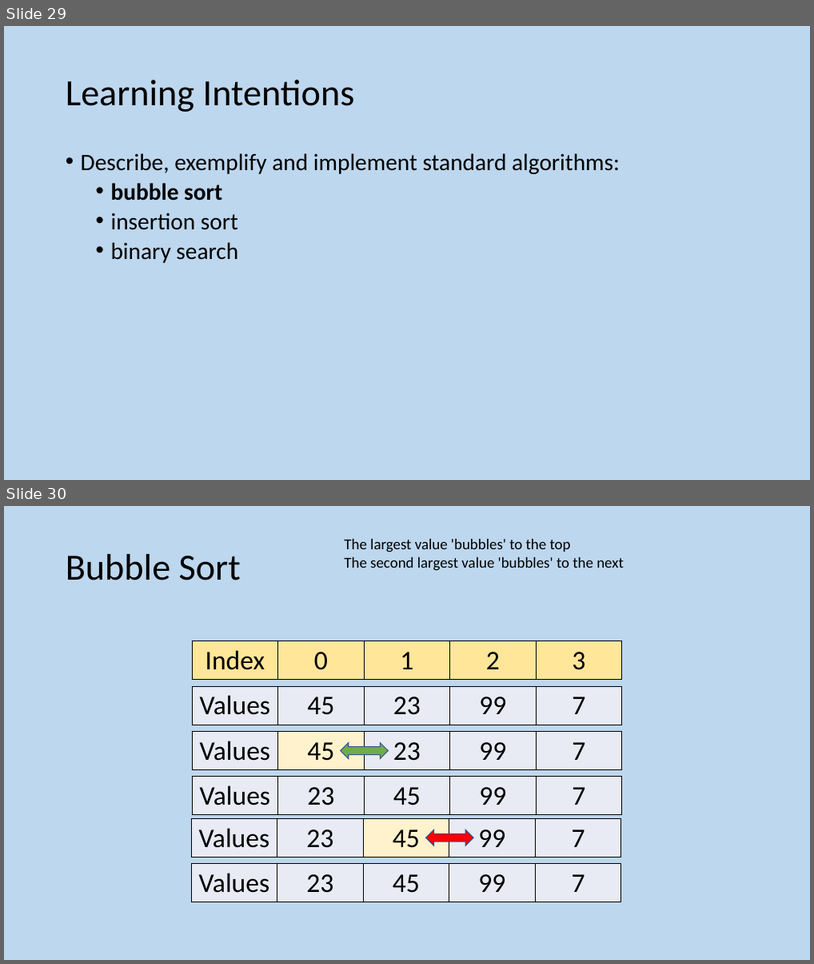
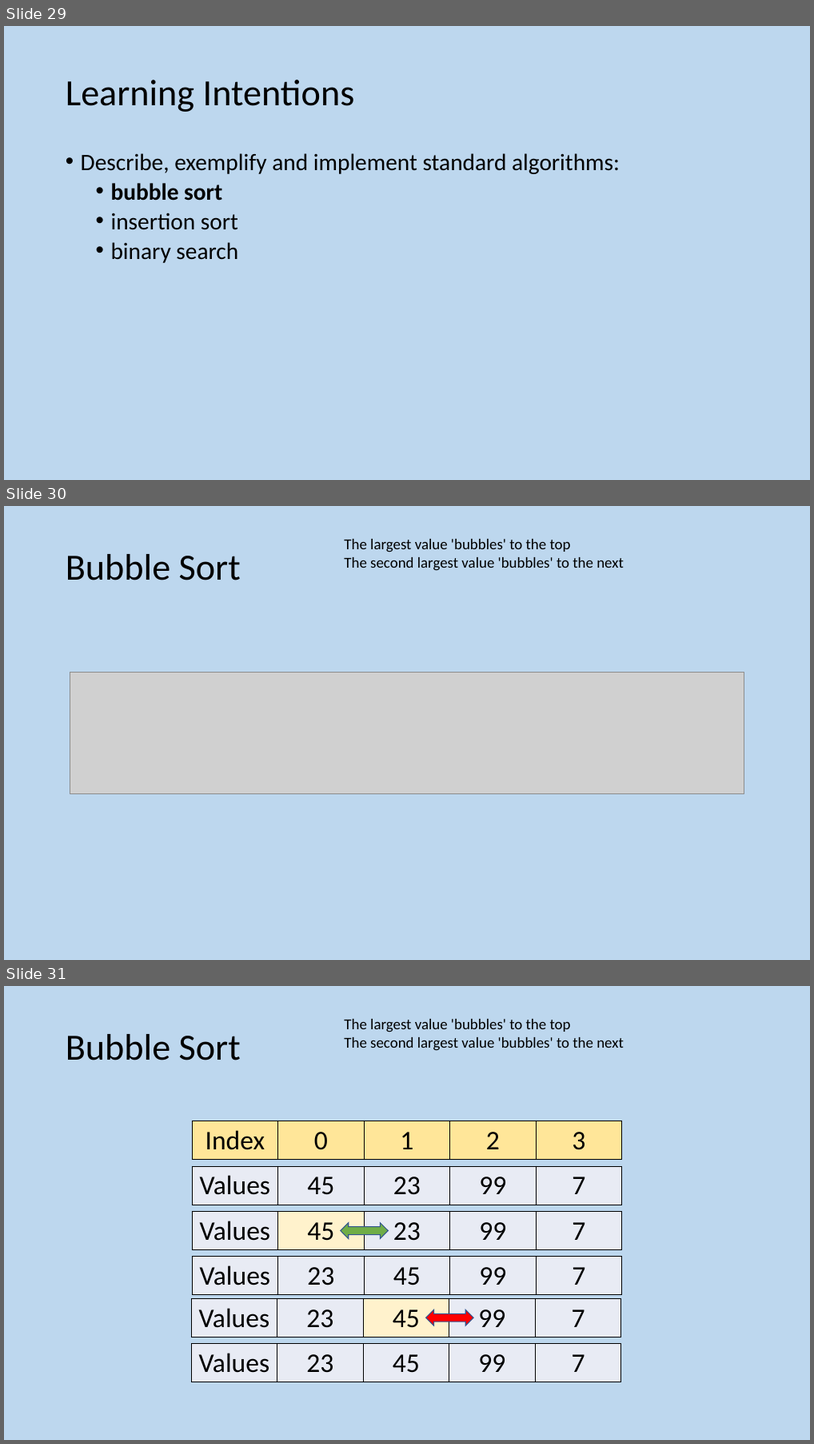
Before and after one commit to MrFriendCS/MrFriendCS.github.io, a slide deck: ah-cs/sdd/AH CS SDD Slides.pptx. Shown one above the other, each under a label of ours: slides 29 and 30 before the commit, slides 29, 30 and 31 after it. The pictures are 814x964 and 814x1444 pixels, drawn with LibreOffice and Linux fonts; fonts in the diff are those of the drawing; grey boxes stand for pictures. Boxes give left, top, right and bottom in pixels: in the first picture for what was removed or moved away, otherwise in the second. Text is boxed around its words. In the diff, an @@ line names an element or a change of style, - is before the commit and + after.

```diff
--- a/ah-cs/sdd/AH CS SDD Slides.pptx
+++ b/ah-cs/sdd/AH CS SDD Slides.pptx
@@ slide 30 added at bbox=[4, 506, 810, 960], background #BDD7EE @@
@@ text added at bbox=[344, 539, 624, 571], 18 pt, text #000000 @@
+The largest value 'bubbles' to the top
+The second largest value 'bubbles' to the next
@@ title added at bbox=[66, 554, 241, 580], 44 pt, text #000000 @@
+Bubble Sort
@@ picture added at bbox=[70, 672, 745, 794] @@
@@ what was slide 30 is now slide 31 @@
```
Also in this commit, not shown: 3 other files.
